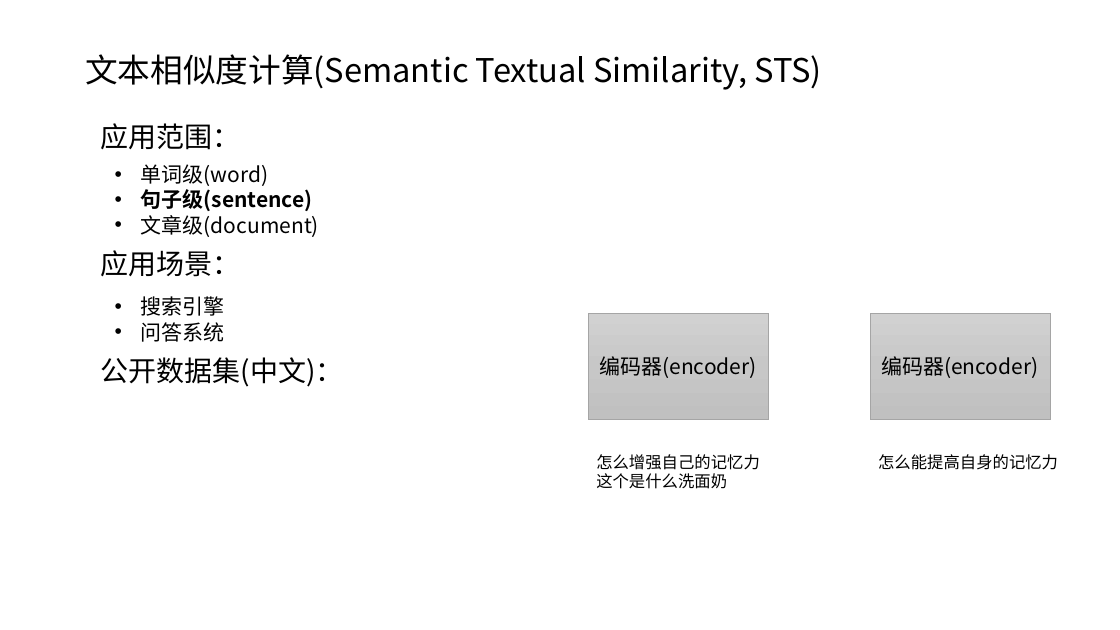
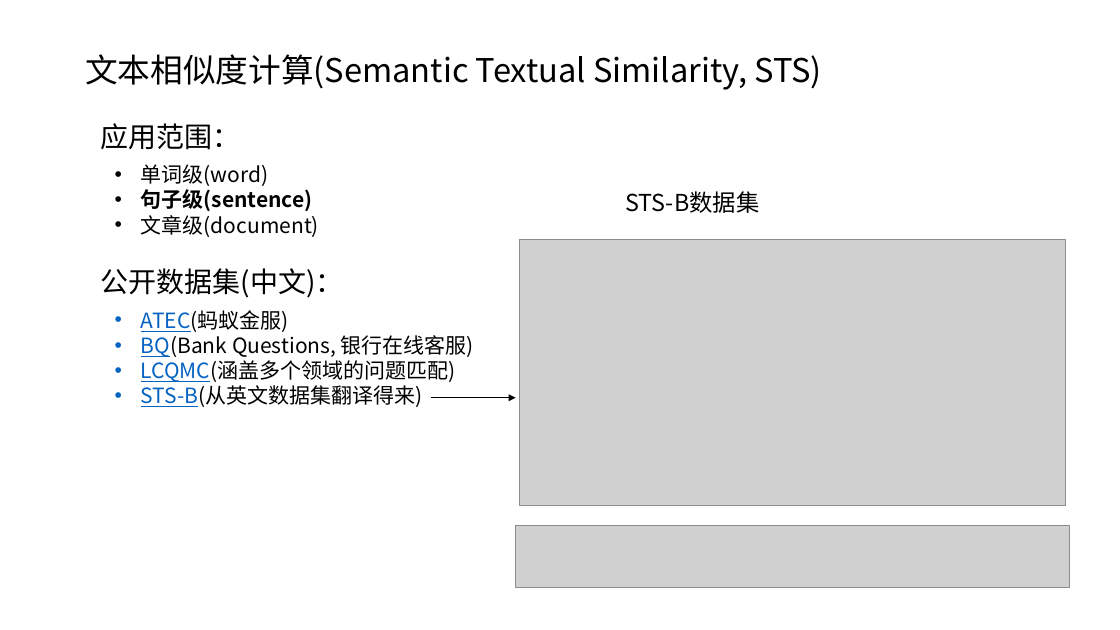
Before and after one commit to xianghuisun/ContrativeLearningInNLP, a slide deck: slide 2 of GroupMeeting.pptx (slide 3 before the commit). Drawn at 1120x630 pixels with LibreOffice and Linux fonts; fonts in the diff are those of the drawing; grey boxes stand for pictures. Boxes give left, top, right and bottom in pixels: in the first picture for what was removed or moved away, otherwise in the second. Text is boxed around its words. In the diff, an @@ line names an element or a change of style, - is before the commit and + after.

```diff
--- a/GroupMeeting.pptx
+++ b/GroupMeeting.pptx
@@ text added at (625, 191, 759, 213), 20 pt, text #000000 @@
+STS-B数据集
@@ picture added at (520, 239, 1066, 505) @@
@@ text "公开数据集(中文)：": place and size @@
-text "公开数据集(中文)：" at (101, 357, 344, 387)
+text "公开数据集(中文)：" at (101, 268, 344, 298)
@@ text removed at (101, 250, 241, 277) @@
-应用场景：
@@ text removed at (141, 296, 225, 342) @@
-• 搜索引擎
-• 问答系统
@@ text added at (141, 310, 474, 407), 18 pt, text #000000 @@
+• ATEC(蚂蚁金服)
+• BQ(Bank Questions, 银行在线客服)
+• LCQMC(涵盖多个领域的问题匹配)
+• STS-B(从英文数据集翻译得来)
@@ rectangle removed at (588, 313, 768, 419) @@
-编码器(encoder)
@@ rectangle removed at (870, 313, 1050, 419) @@
-编码器(encoder)
@@ arrow added from (431, 398) to (516, 398), #000000 0.5 pt @@
@@ text removed at (596, 454, 760, 489) @@
-怎么增强自己的记忆力
-这个是什么洗面奶
@@ text removed at (878, 454, 1058, 470) @@
-怎么能提高自身的记忆力
@@ picture added at (516, 526, 1070, 588) @@
```
Also in this commit, not shown: 15 slides added, 8 other files.
